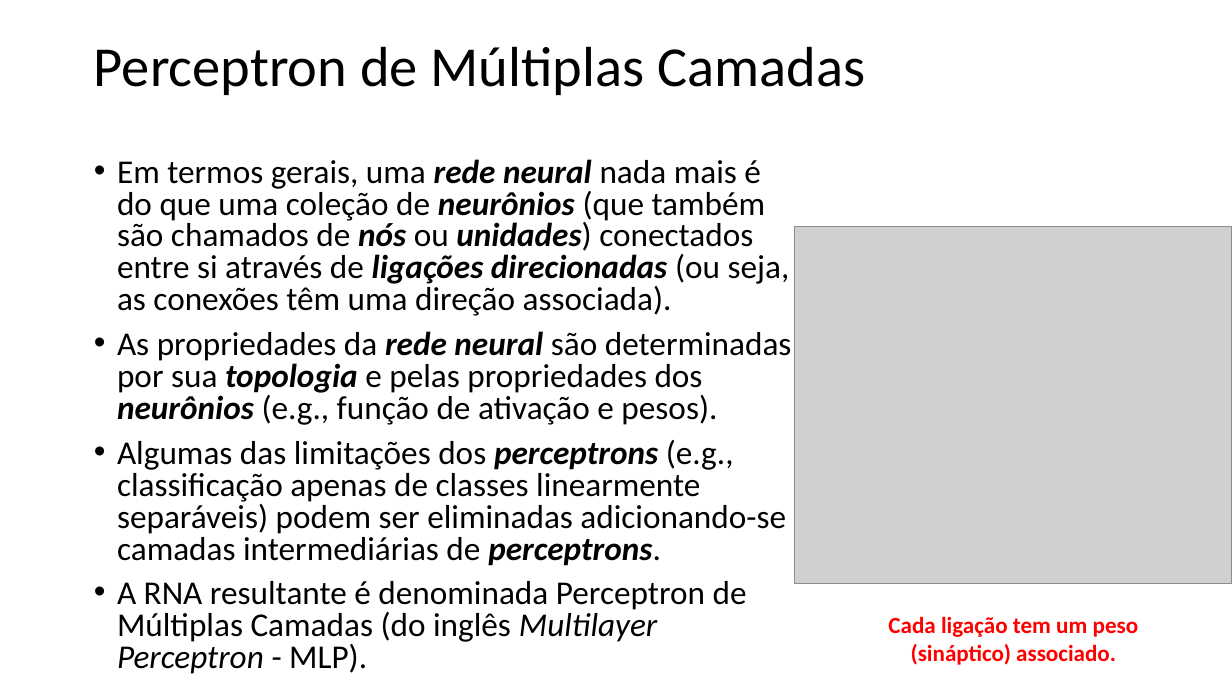
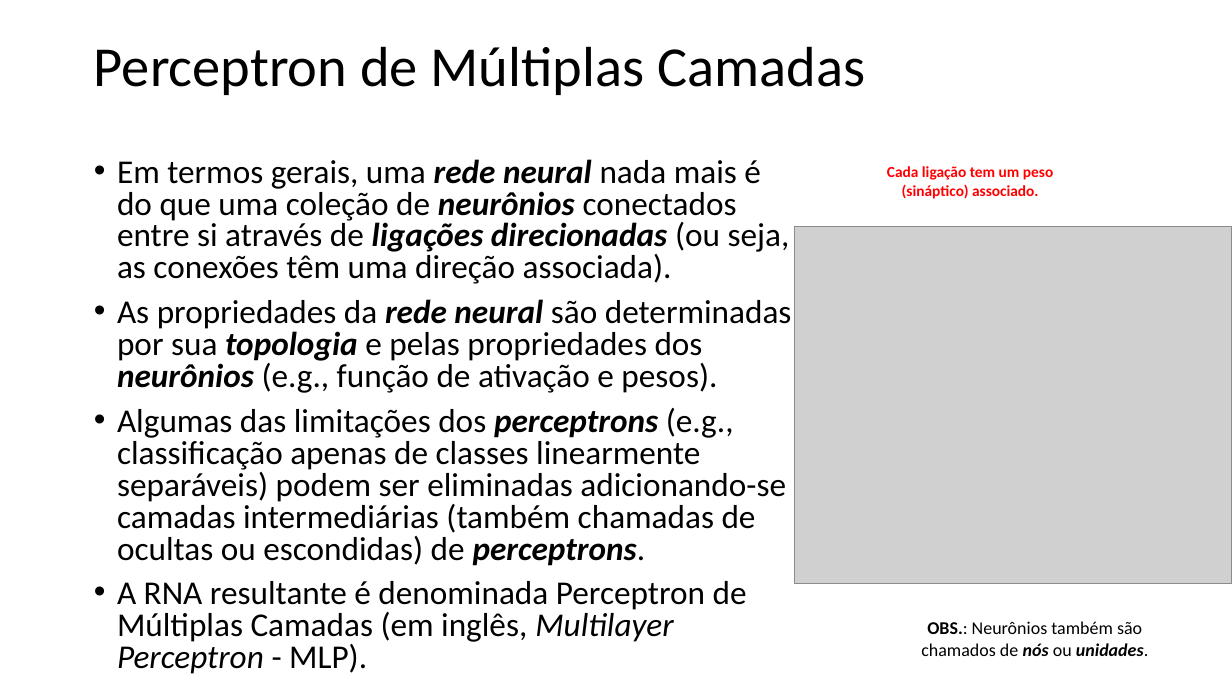
Before and after one commit to zz4fap/t320_aprendizado_de_maquina, a slide deck: slide 3 of slides/T320_Redes_Neurais_Artificiais (Parte II).pptx. Drawn at 1232x693 pixels with LibreOffice and Linux fonts; fonts in the diff are those of the drawing; grey boxes stand for pictures. Boxes give left, top, right and bottom in pixels: in the first picture for what was removed or moved away, otherwise in the second. Text is boxed around its words. In the diff, an @@ line names an element or a change of style, - is before the commit and + after.

```diff
--- a/slides/T320_Redes_Neurais_Artificiais (Parte II).pptx
+++ b/slides/T320_Redes_Neurais_Artificiais (Parte II).pptx
@@ text at (x1=117, y1=159, x2=790, y2=284): text changed @@
-• Em termos gerais, uma rede neural nada mais é do que uma coleção de neurônios (que também são chamados de nós ou unidades) conectados entre si através de ligações direcionadas (ou seja, as conexões têm uma direção associada).
+• Em termos gerais, uma rede neural nada mais é do que uma coleção de neurônios conectados entre si através de ligações direcionadas (ou seja, as conexões têm uma direção associada).
@@ text "Cada ligação tem um peso ..." moved from (x1=888, y1=616, x2=1139, y2=665) to (x1=887, y1=166, x2=1053, y2=199) @@
@@ text "Cada ligação tem um peso ..." at (x1=887, y1=166, x2=1053, y2=199): size 18 to 12 pt @@
@@ text at (x1=117, y1=408, x2=786, y2=674): text changed @@
-• Algumas das limitações dos perceptrons (e.g., classificação apenas de classes linearmente separáveis) podem ser eliminadas adicionando-se camadas intermediárias de perceptrons.
-• A RNA resultante é denominada Perceptron de Múltiplas Camadas (do inglês Multilayer Perceptron - MLP).
+• Algumas das limitações dos perceptrons (e.g., classificação apenas de classes linearmente separáveis) podem ser eliminadas adicionando-se camadas intermediárias (também chamadas de ocultas ou escondidas) de perceptrons.
+• A RNA resultante é denominada Perceptron de Múltiplas Camadas (em inglês, Multilayer Perceptron - MLP).
@@ text added at (x1=921, y1=621, x2=1148, y2=656), 14 pt, text #000000 @@
+OBS.: Neurônios também são chamados de nós ou unidades.
```
Also in this commit, not shown: 8 other slides changed, 1 other file.
